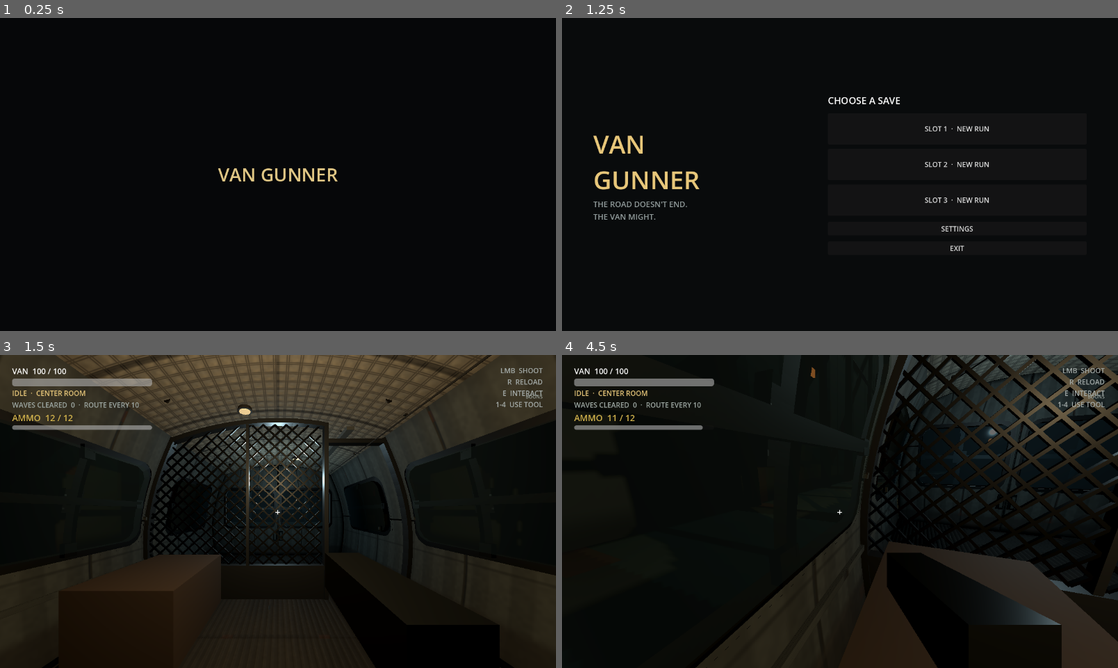
Above: before the commit, frames 1-4 (two rows, left to right).
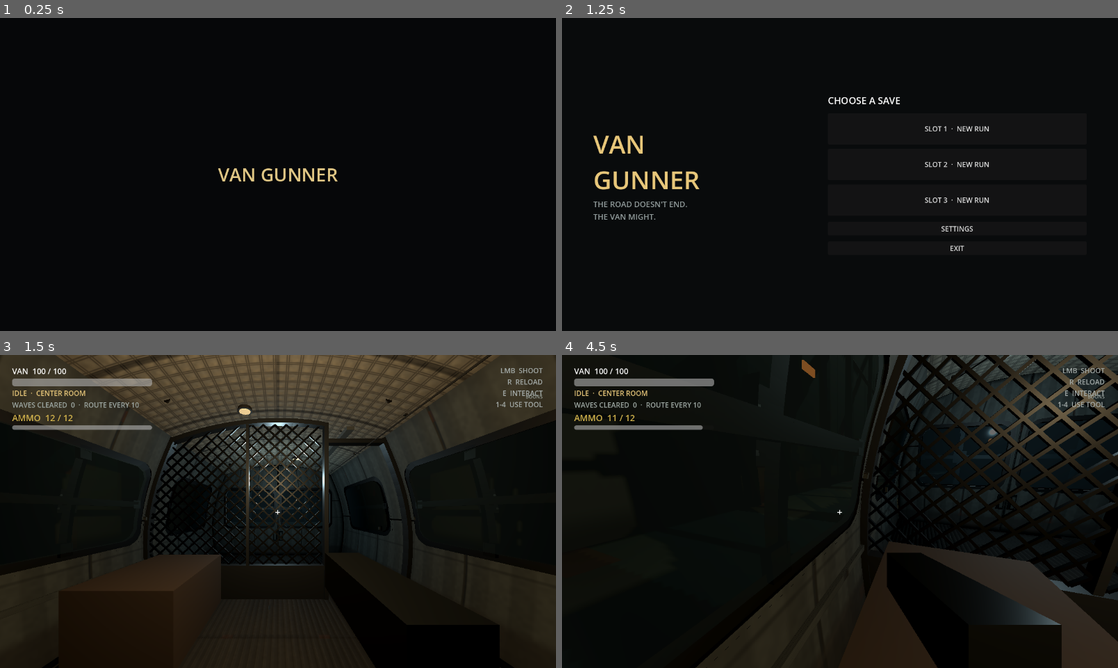
Above: after the commit, the same moments.

Repository: SebastianFreitas/van-gunner
Game: Godot game, scene res://scenes/boot/boot.tscn
Same seed, same stepped clock (60 frames per second), same inputs: the game is played once before the commit and once after it.
Inputs (mouse positions are in pixels of both pictures, inside the frame that each line leads up to):
- Up to frame 1 (0.25 s): no input
- Up to frame 2 (1.25 s): tap Enter at 0.5 s; move the mouse to (962, 158) at 0.52 s; hold D (move_right) from 0.53 s (still down); hold E (interact) from 0.53 s (still down)
- Up to frame 3 (1.5 s): release D (move_right) at 1.25 s; release E (interact) at 1.25 s; click "SLOT 1 · NEW RUN" at 1.25 s
- Up to frame 4 (4.5 s): tap Space at 2, 4.25 s; move the mouse to (812, 511) at 2.02 s; hold W (move_forward) from 2.03 s (still down); click (812, 511) at 2.1 s; move the mouse to (851, 505) at 2.77 s; hold 1 (use_slot_1) 2.78-3.53 s; tap Enter at 3.5 s; move the mouse to (834, 517) at 3.52 s; tap 2 (use_slot_2) at 3.6 s; move the mouse to (878, 514) at 4.27 s; hold 3 (use_slot_3) from 4.28 s (still down)

Frames 1-2 are identical in both runs. In frame 4, less than 0.1% of the frame differs, in the area x 43-61%, y 1-33%.

Commit message:
Nudge side window glass and iron bars outward without moving the frame.
Co-authored-by: Cursor <cursoragent@cursor.com>

Diff:
--- a/scripts/run/side_windows.gd
+++ b/scripts/run/side_windows.gd
@@ -32,6 +32,14 @@
 @export var mount_retract_duration := 0.1
 @export var grip_retract_distance := 0.035
 @export var mount_retract_distance := 0.018
+## Extra outward nudge for glass + iron bars only (frame stays on the wall liner).
+@export var glass_outward_bump := 0.05
+
+## Original CSG glass sat this far into the cabin from the liner face.
+const GLASS_INSET := 0.06
+## Original iron / breakable collider inset (into cabin).
+const IRON_INSET := 0.035
+const BREAKABLE_INSET := 0.04
 
 ## Matches original CSG sash (half extents).
 const SASH_HALF_H := 0.74
@@ -106,6 +114,10 @@
 	# No separate bezel — VanSideWall punches the rounded WindowCut so the liner
 	# itself is the surround (same as the rear door leaf around its pane).
 
+	var glass_x := wall_sign * (glass_outward_bump - GLASS_INSET)
+	var iron_inset := IRON_INSET - glass_outward_bump
+	var breakable_inset := BREAKABLE_INSET - glass_outward_bump
+
 	var frame := MeshInstance3D.new()
 	frame.name = "CurvedFrame"
 	frame.mesh = walls.build_curved_frame_ring_mesh(
@@ -119,7 +131,7 @@
 	var glass := MeshInstance3D.new()
 	glass.name = "WindowGlass"
 	glass.mesh = walls.build_curved_pane_from_poly(
-		wall_sign, GLASS_POLY, x_ref, y_hinge, z_center, mid_y, -wall_sign * 0.06, 8
+		wall_sign, GLASS_POLY, x_ref, y_hinge, z_center, mid_y, glass_x, 8
 	)
 	glass.material_override = glass_mat
 	glass.cast_shadow = GeometryInstance3D.SHADOW_CASTING_SETTING_OFF
@@ -130,10 +142,10 @@
 		breakable.bind_glass_visual(glass)
 
 	var iron_cross := hinge.get_node_or_null("IronCross") as IronCross
-	_place_on_curve(iron_cross, walls, wall_sign, x_ref, y_hinge, mid_y, 0.0, 0.035)
+	_place_on_curve(iron_cross, walls, wall_sign, x_ref, y_hinge, mid_y, 0.0, iron_inset)
 	if iron_cross:
 		iron_cross.follow_side_wall_curve(walls, mid_y)
-	_place_on_curve(breakable as Node3D, walls, wall_sign, x_ref, y_hinge, mid_y, 0.0, 0.04)
+	_place_on_curve(breakable as Node3D, walls, wall_sign, x_ref, y_hinge, mid_y, 0.0, breakable_inset)
 	_place_on_curve(hinge.get_node_or_null("Interact") as Node3D, walls, wall_sign, x_ref, y_hinge, mid_y, 0.0, 0.0)
 
 	var handle := hinge.get_node_or_null("Handle") as Node3D
